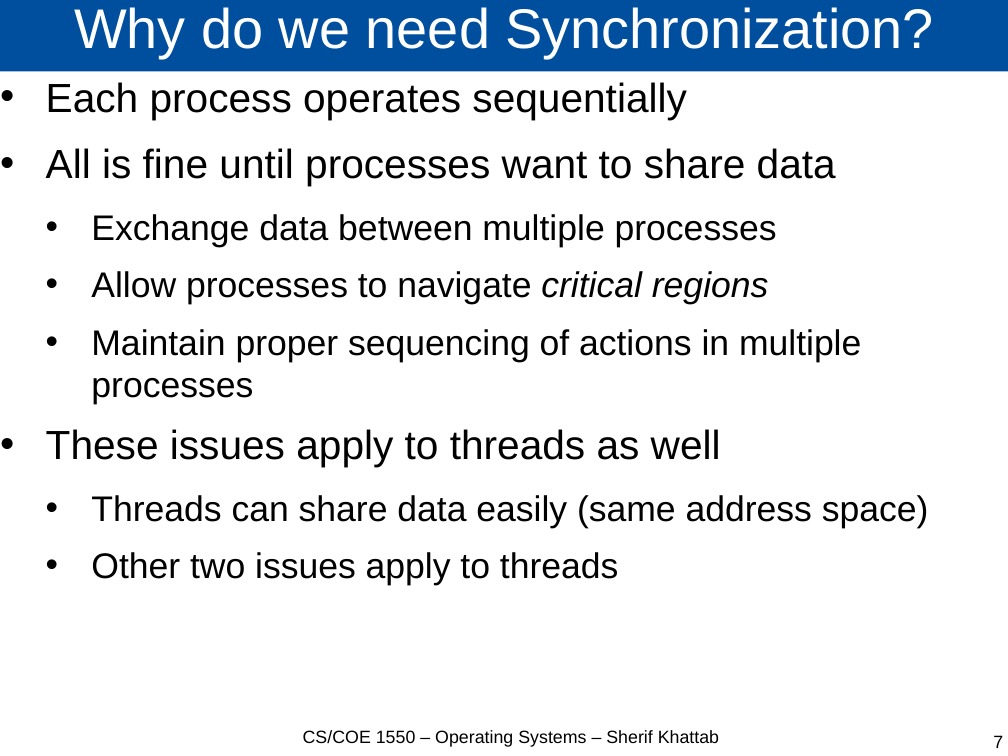
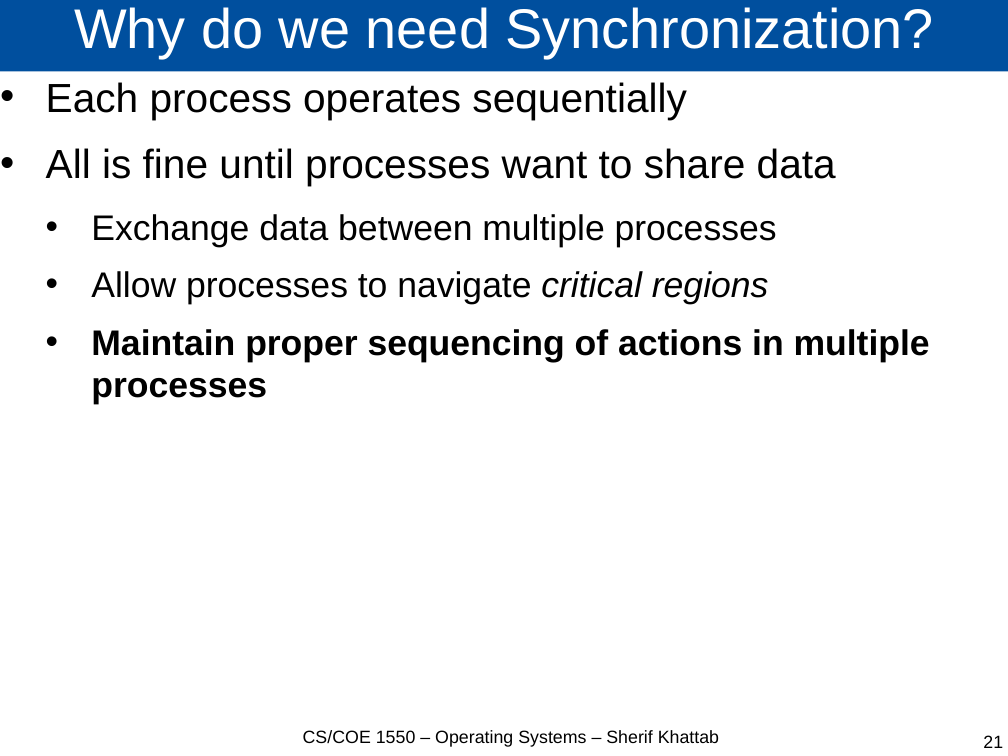
Before and after one commit to cs1550-2224/cs1550-code-handouts, a slide deck: slide 21 of DraftSlides/Lecture4.pptx (slide 7 before the commit). Drawn at 1008x756 pixels with LibreOffice and Linux fonts; fonts in the diff are those of the drawing. Boxes give left, top, right and bottom in pixels: in the first picture for what was removed or moved away, otherwise in the second. Text is boxed around its words. In the diff, an @@ line names an element or a change of style, - is before the commit and + after.

```diff
--- a/DraftSlides/Lecture4.pptx
+++ b/DraftSlides/Lecture4.pptx
@@ text at (x1=91, y1=329, x2=930, y2=405): bold on in "Maintain proper sequencing of actions in multiple ..." @@
@@ text at (x1=46, y1=429, x2=929, y2=586): paragraphs removed @@
-• These issues apply to threads as well
-  • Threads can share data easily (same address space)
-  • Other two issues apply to threads
@@ page number at (x1=983, y1=735, x2=1003, y2=748): text changed @@
-7
+21
```
Also in this commit, not shown: 5 other slides changed, 3 slides added, 2 slides removed, 2 other files.
